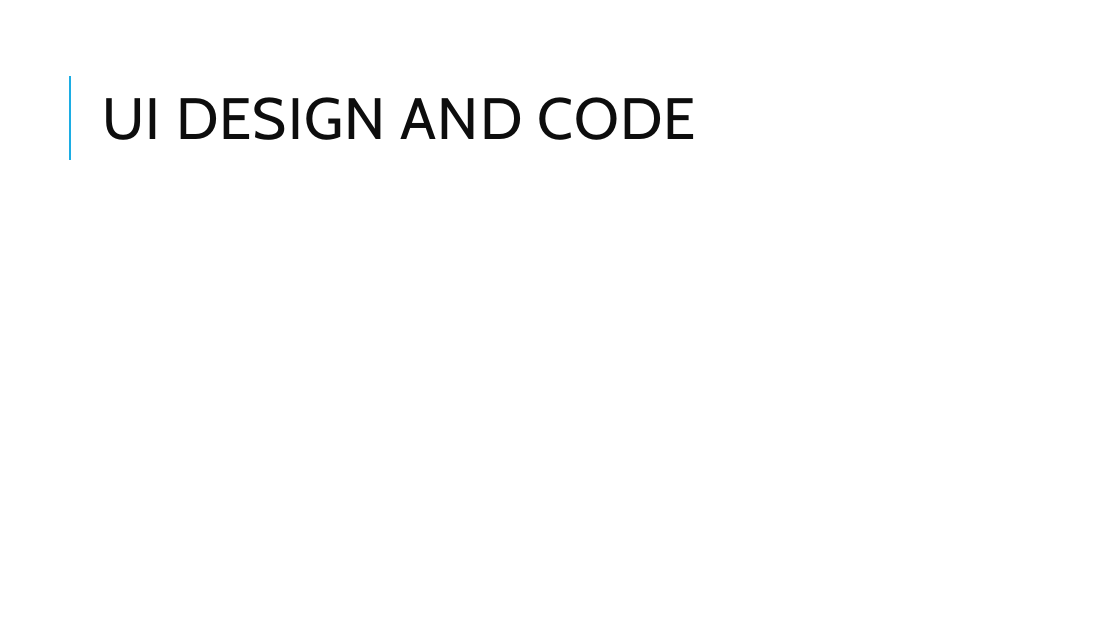
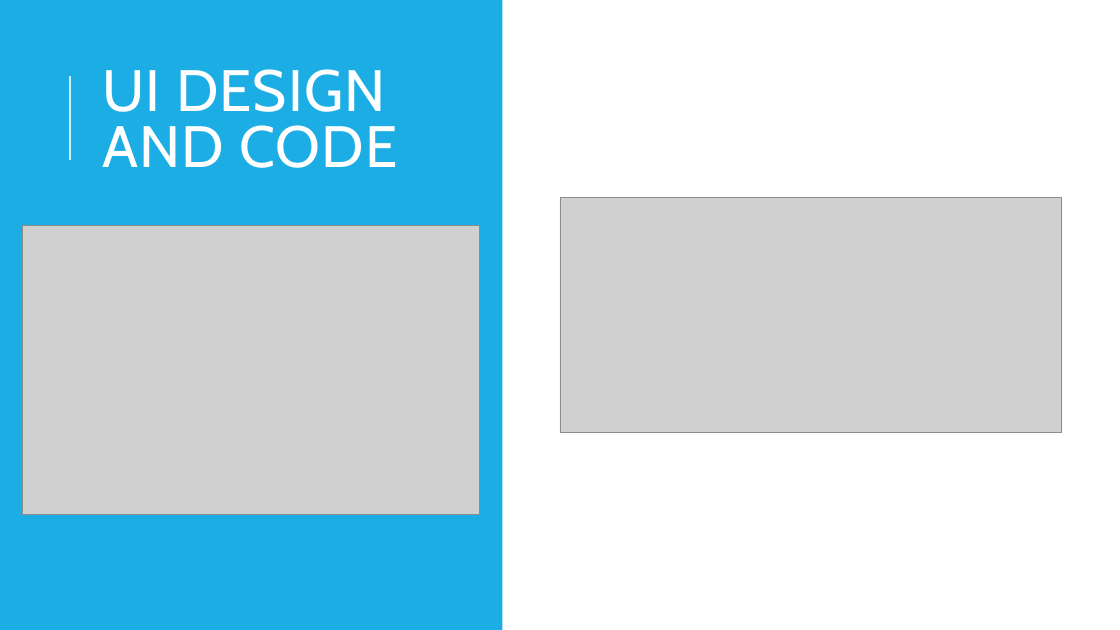
Before and after one commit to admondtamang/e-commerce-cp, a slide deck: slide 15 of E-commerce site.pptx (slide 12 before the commit). Drawn at 1120x630 pixels with LibreOffice and Linux fonts; fonts in the diff are those of the drawing; grey boxes stand for pictures. Boxes give left, top, right and bottom in pixels: in the first picture for what was removed or moved away, otherwise in the second. Text is boxed around its words. In the diff, an @@ line names an element or a change of style, - is before the commit and + after.

```diff
--- a/E-commerce site.pptx
+++ b/E-commerce site.pptx
@@ rectangle added at bbox=[0, 0, 502, 630], fill #1CADE4 @@
@@ title "UI DESIGN AND CODE" at bbox=[102, 69, 398, 168]: text colour #0D0D0D to #FFFFFF @@
@@ line removed from (70, 160) to (70, 76) @@
@@ line added from (70, 160) to (70, 76), #D2EFFA 1.5 pt @@
@@ picture added at bbox=[560, 198, 1062, 433] @@
@@ picture added at bbox=[23, 226, 481, 515] @@
```
Also in this commit, not shown: 2 other slides changed, 10 slides added, 1 slide removed, 15 other files.
